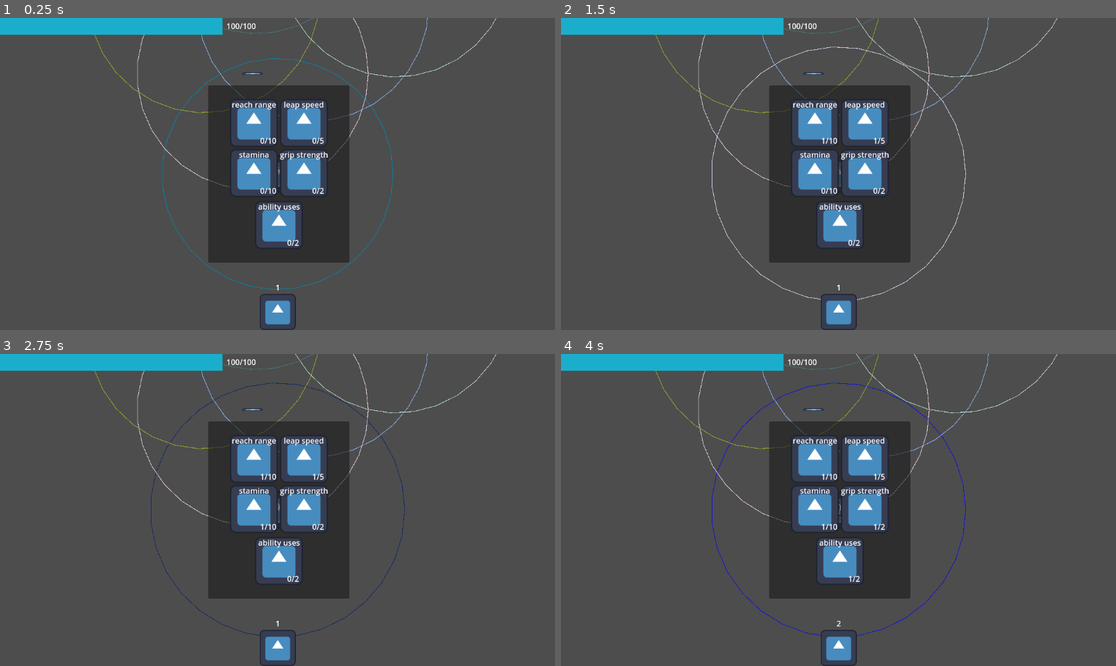
Above: before the commit, frames 1-4 (two rows, left to right).
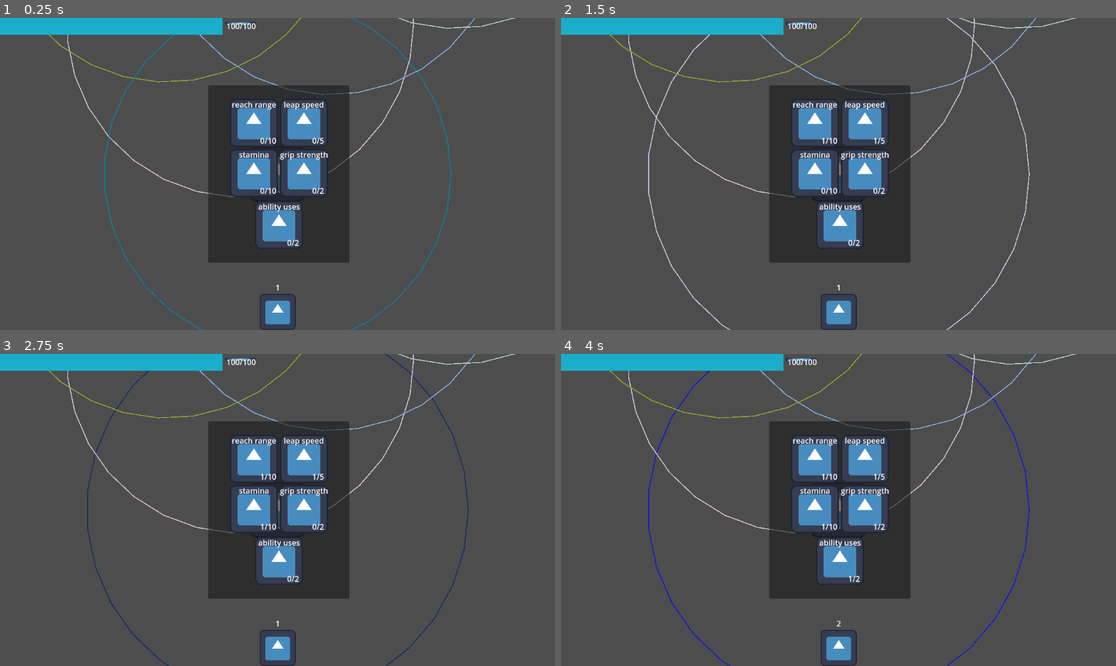
Above: after the commit, the same moments.

Repository: Pyran99/GameOff-Jam
Game: Godot game, scene res://scenes/game.tscn
The game is run twice, just before and just after one commit, with the same random seed, the same clock (stepped at 60 frames per second) and the same inputs. The engine's default icon, where the game draws it, is replaced by a stand-in: a white triangle on a blue panel in a dark square.
Inputs:
- Up to frame 1 (0.25 s): no input
- Up to frame 2 (1.5 s): click "reach range" at 0.5 s; click "leap speed" at 1.25 s
- Up to frame 3 (2.75 s): click "stamina" at 2 s
- Up to frame 4 (4 s): click "grip strength" at 2.75 s; click "ability uses" at 3.5 s

The runs differ from the first frame. In frame 1, 2.4% of the frame differs, in the area x 8-93%, y 0-100%; in frame 2, 2.5%; in frame 3, 2.2%; in frame 4, 2.5%.

Commit message:
hook shoots to ledge, player follows after

Diff:
--- a/project.godot
+++ b/project.godot
@@ -94,5 +94,7 @@
 
 [rendering]
 
+textures/canvas_textures/default_texture_filter=0
+textures/canvas_textures/default_texture_repeat=1
 renderer/rendering_method="gl_compatibility"
 renderer/rendering_method.mobile="gl_compatibility"
--- a/scenes/game.tscn
+++ b/scenes/game.tscn
@@ -15,7 +15,7 @@
 [node name="Options" parent="." instance=ExtResource("3_iytis")]
 visible = false
 
-[node name="Player" parent="." node_paths=PackedStringArray("upgrade_window") groups=["Player"] instance=ExtResource("1_o8i1i")]
+[node name="Player" parent="." node_paths=PackedStringArray("upgrade_window") instance=ExtResource("1_o8i1i")]
 stamina_gain_amount = 15
 upgrade_window = NodePath("../UpgradeWindow")
 
--- /dev/null
+++ b/scenes/hook.gd
@@ -0,0 +1,59 @@
+extends CharacterBody2D
+
+
+signal hooked
+
+var can_move: bool = false
+var is_moving: bool = false
+
+var target_pos: Vector2
+
+@onready var rope_point: Marker2D = $RopePoint
+@onready var line: Line2D = $Line2D
+
+
+
+func _ready() -> void:
+	connect("hooked", get_tree().get_first_node_in_group("Player").hook_finished)
+	set_can_move()
+	set_line_on_click()
+	look_at(target_pos)
+
+
+func _process(delta: float) -> void:
+	if can_move:
+		is_moving = true
+		move_to_ledge()
+	else:
+		velocity = Vector2.ZERO
+
+	if global_position.distance_to(target_pos) < 10:
+		hooked.emit()
+		can_move = false
+	if global_position.distance_to(get_tree().get_first_node_in_group("Player").global_position) < 10:
+		queue_free()
+
+	if line.points.size() > 0:
+		line.set_point_position(0, to_local(self.global_position))
+		line.set_point_position(1, to_local(get_tree().get_first_node_in_group("Player").global_position))
+
+
+func set_target_pos(pos: Vector2) -> void:
+	target_pos = pos
+
+
+func move_to_ledge() -> void:
+	var distance_to_ledge = target_pos - global_position
+
+	velocity = distance_to_ledge.normalized() * (PlayerStats.leap_speed * 3)
+	move_and_slide()
+
+
+func set_can_move() -> void:
+	can_move = true
+
+
+func set_line_on_click() -> void:
+	if line.points.size() == 0:
+		line.add_point(to_local(global_position))
+		line.add_point(to_local(global_position))
--- /dev/null
+++ b/scenes/hook.tscn
@@ -0,0 +1,21 @@
+[gd_scene load_steps=4 format=3 uid="uid://bf4rowng3pqwi"]
+
+[ext_resource type="Texture2D" uid="uid://bpxwpwvhiumf6" path="res://assets/hook.png" id="1_i3wd5"]
+[ext_resource type="Script" path="res://scenes/hook.gd" id="1_waxq0"]
+[ext_resource type="Texture2D" uid="uid://c5y1t12esdu1m" path="res://assets/ropeTexture.png" id="2_trkna"]
+
+[node name="Hook" type="CharacterBody2D"]
+script = ExtResource("1_waxq0")
+
+[node name="RopePoint" type="Marker2D" parent="."]
+position = Vector2(-23, 0)
+
+[node name="Sprite2D" type="Sprite2D" parent="."]
+position = Vector2(0, 1)
+scale = Vector2(0.255859, 0.255859)
+texture = ExtResource("1_i3wd5")
+
+[node name="Line2D" type="Line2D" parent="."]
+width = 75.0
+texture = ExtResource("2_trkna")
+texture_mode = 1
--- a/scenes/player.tscn
+++ b/scenes/player.tscn
@@ -3,7 +3,8 @@
 [ext_resource type="Texture2D" uid="uid://oyxockdwh1or" path="res://icon.svg" id="1_ewrgx"]
 [ext_resource type="Script" path="res://scripts/player.gd" id="1_whyrc"]
 [ext_resource type="PackedScene" uid="uid://d0gipwh1a7em8" path="res://scenes/game_ui.tscn" id="3_jx5cs"]
-[ext_resource type="Texture2D" uid="uid://bpxwpwvhiumf6" path="res://assets/hook.png" id="4_22ir6"]
+[ext_resource type="Texture2D" uid="uid://c5y1t12esdu1m" path="res://assets/ropeTexture.png" id="5_x3i1i"]
+[ext_resource type="PackedScene" uid="uid://bf4rowng3pqwi" path="res://scenes/hook.tscn" id="5_yfdsg"]
 
 [sub_resource type="RectangleShape2D" id="RectangleShape2D_uahj8"]
 size = Vector2(124, 124)
@@ -11,18 +12,17 @@
 [sub_resource type="CircleShape2D" id="CircleShape2D_644ay"]
 radius = 400.0
 
-[sub_resource type="PlaceholderTexture2D" id="PlaceholderTexture2D_8i62h"]
-
-[node name="Player" type="CharacterBody2D" node_paths=PackedStringArray("upgrade_window")]
+[node name="Player" type="CharacterBody2D" node_paths=PackedStringArray("upgrade_window") groups=["Player"]]
 process_mode = 1
 collision_mask = 0
 script = ExtResource("1_whyrc")
 base_stamina_consumption = 5
 stamina_gain_amount = 20
 upgrade_window = NodePath("Game UI")
+hook = ExtResource("5_yfdsg")
 
 [node name="Camera2D" type="Camera2D" parent="."]
-zoom = Vector2(0.6, 0.6)
+zoom = Vector2(0.9, 0.9)
 
 [node name="Sprite2D" type="Sprite2D" parent="."]
 texture = ExtResource("1_ewrgx")
@@ -40,11 +40,11 @@
 [node name="Game UI" parent="." instance=ExtResource("3_jx5cs")]
 
 [node name="Line2D" type="Line2D" parent="."]
-texture = SubResource("PlaceholderTexture2D_8i62h")
+width = 200.0
+texture = ExtResource("5_x3i1i")
+texture_mode = 1
 
-[node name="Hook" type="Sprite2D" parent="."]
-scale = Vector2(0.25, 0.25)
-texture = ExtResource("4_22ir6")
+[node name="Node" type="Node" parent="."]
 
 [connection signal="used_ability" from="." to="Game UI" method="_on_player_used_ability"]
 [connection signal="body_entered" from="ReachRange" to="." method="_on_reach_range_body_entered"]
--- a/scripts/player.gd
+++ b/scripts/player.gd
@@ -8,6 +8,7 @@
 var can_powerup: bool = false
 var can_click_ledge: bool = true
 var target_pos: Vector2
+var hook_position: Vector2
 
 var ledges_in_range: Array[Ledge]
 
@@ -25,20 +26,13 @@
 @export var stamina_gain_amount: int
 
 @export var upgrade_window: CanvasLayer
+@export var hook: PackedScene
+var spawned_hook: CharacterBody2D
 
 @onready var reach_collision: CollisionShape2D = $ReachRange/CollisionShape2D
 @onready var UI: CanvasLayer = $"Game UI"
 @onready var camera: Camera2D = $Camera2D
-@onready var line: Line2D = $Line2D
-@onready var hook: Sprite2D = $Hook
 
-
-func set_line_on_click() -> void:
-	if line.points.size() == 0:
-		line.add_point(to_local(global_position))
-		line.add_point(to_local(get_global_mouse_position()))
-	else:
-		line.add_point(to_local(get_global_mouse_position()))
 
 
 func _ready() -> void:
@@ -47,18 +41,7 @@
 
 
 func _process(delta: float) -> void:
-
-	hook.look_at(get_global_mouse_position())
-
-	if line.points.size() > 0:
-		line.set_point_position(0, to_local(self.global_position))
-		line.set_point_position(1, to_local(get_global_mouse_position()))
-
-	if Input.is_action_just_pressed("test"):
-		set_line_on_click()
-
-	if Input.is_action_just_pressed("test2"):
-		line.clear_points()
+	pass
 
 
 func _physics_process(_delta: float) -> void:
@@ -67,22 +50,34 @@
 #	velocity = input_direction * 100
 #	move_and_slide()
 
-	if global_position.distance_to(target_pos) < 5:
+	if global_position.distance_to(target_pos) < 7 and moving:
 		moving = false
 		can_click_ledge = true
 
 	if moving:
-		can_click_ledge = false
 		move_to_ledge()
 
 
+func hook_finished() -> void:
+	moving = true
+
+
+func shoot_hook() -> void:
+	can_click_ledge = false
+	spawned_hook = hook.instantiate()
+	spawned_hook.position = global_position
+	spawned_hook.set_target_pos(target_pos)
+	$Node.add_child(spawned_hook)
+
+
 func _input(event: InputEvent) -> void:
+	# when click ledge, fire hook with rope line between hook and player
 	if event.is_action_pressed("LeftClick"):
 		if can_click_ledge:
 			for i in ledges_in_range:
 				if i.get_can_jump_to():
 					target_pos = i.global_position
-					moving = true
+					shoot_hook()
 					if current_power_active and current_power == Powers.INCREASE_RANGE:
 						PlayerStats.decrease_stamina(0)
 					else:
@@ -118,8 +113,6 @@
 func move_to_ledge() -> void:
 	var distance_to_ledge = target_pos - global_position
 
-#	var speed = PlayerStats.leap_speed
-
 	velocity = distance_to_ledge.normalized() * PlayerStats.leap_speed
 	move_and_slide()
 
@@ -151,7 +144,7 @@
 	reach_collision.shape.radius = PlayerStats.reach_range
 	var tween = create_tween()
 	var zoom_in: Vector2 = Vector2(0.6,0.6)
-	tween.tween_property(camera, "zoom", zoom_in, 1)
+	tween.tween_property(camera, "zoom", zoom_in, 2)
 	queue_redraw()
 
 
Binary file added: assets/ropeTexture.png
Not shown, added: assets/ropeTexture.png.import
